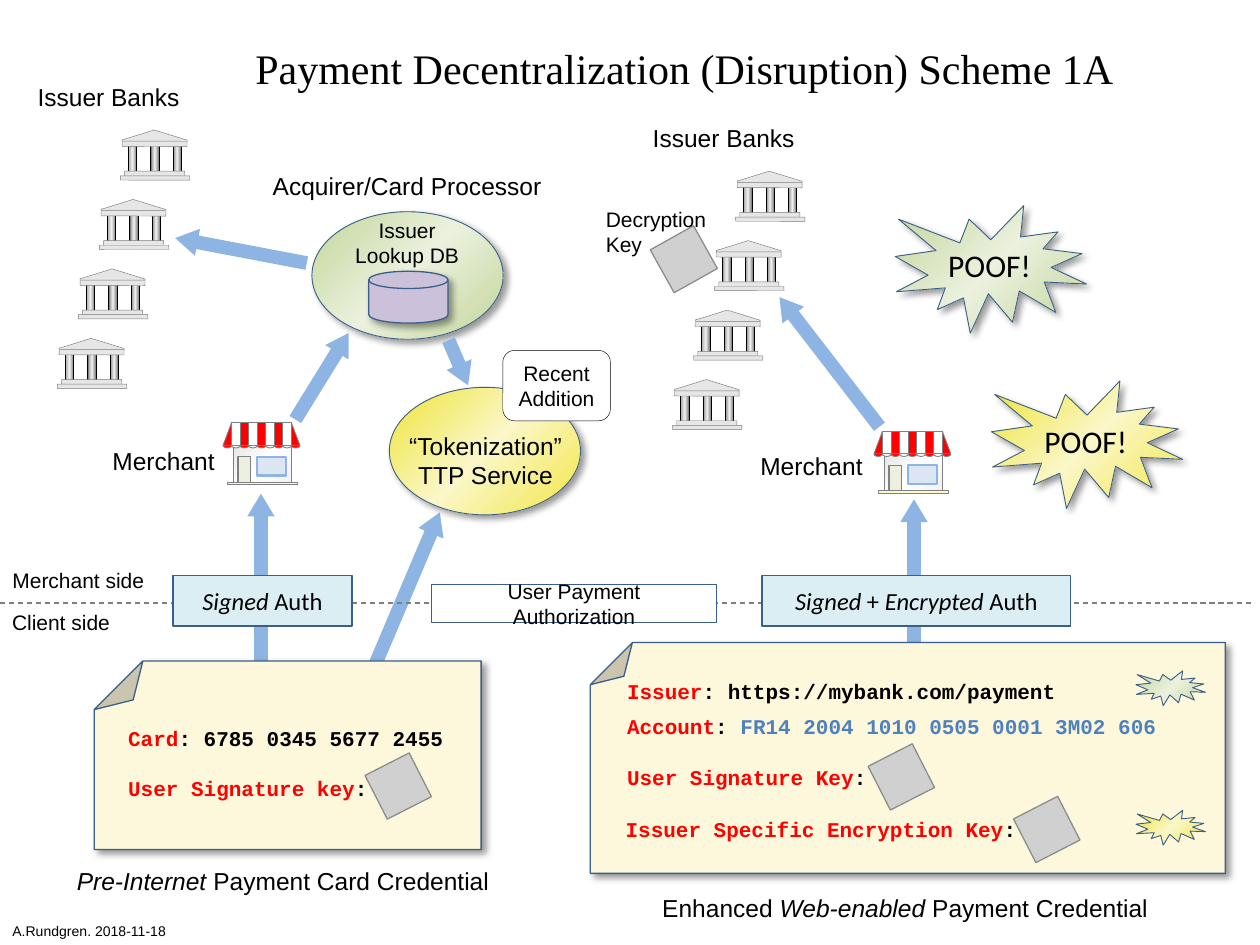
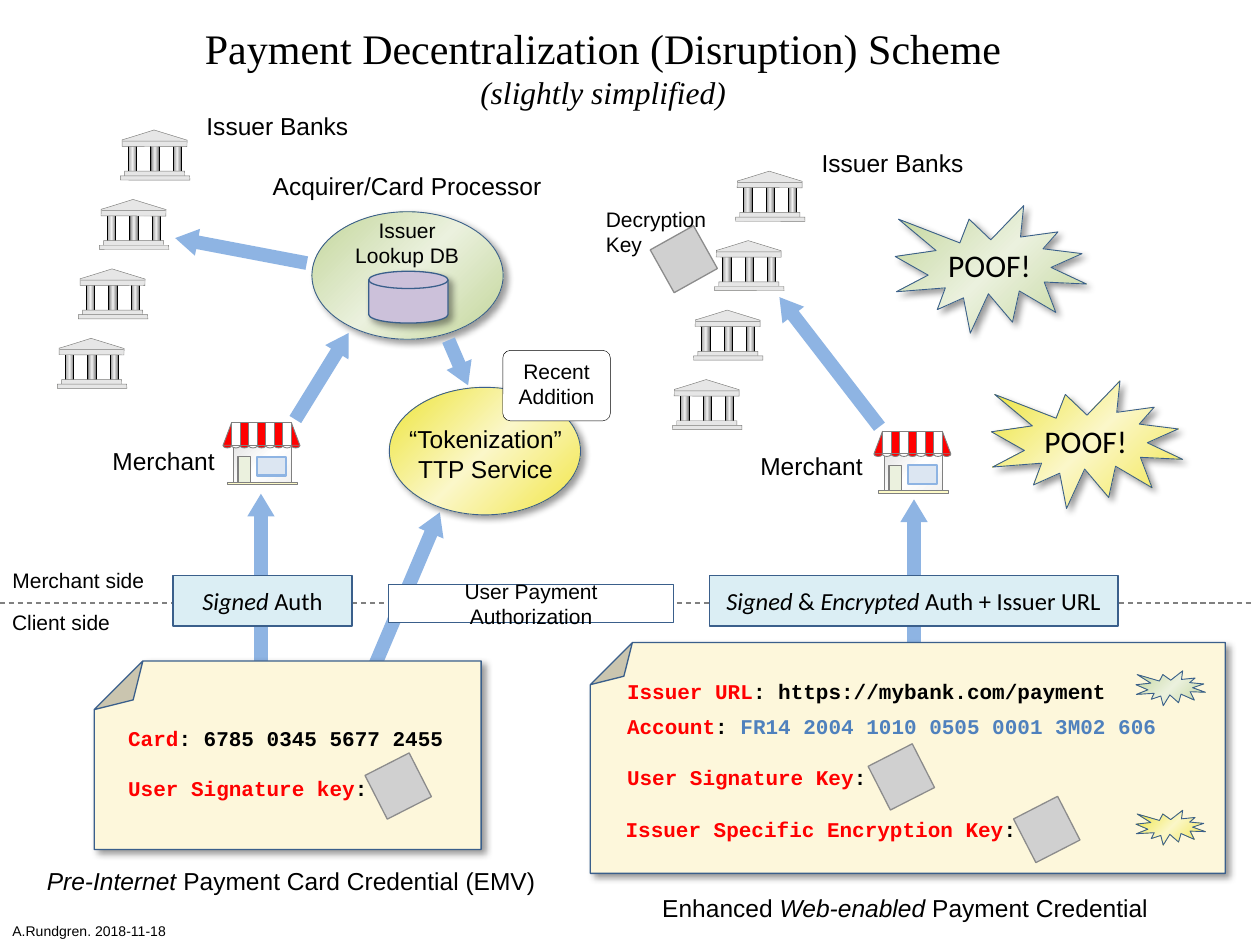
Before and after one commit to cyberphone/doc, a slide deck: slide 1 of payments/payment-decentralization-scheme-1a.pptx. Drawn at 1260x945 pixels with LibreOffice and Linux fonts; fonts in the diff are those of the drawing; grey boxes stand for pictures. Boxes give left, top, right and bottom in pixels: in the first picture for what was removed or moved away, otherwise in the second. Text is boxed around its words. In the diff, an @@ line names an element or a change of style, - is before the commit and + after.

```diff
--- a/payments/payment-decentralization-scheme-1a.pptx
+++ b/payments/payment-decentralization-scheme-1a.pptx
@@ text at (205,35,1001,110): text changed @@
-Payment Decentralization (Disruption) Scheme 1A
+Payment Decentralization (Disruption) Scheme
+(slightly simplified)
@@ text "Issuer Banks": place and size @@
-text "Issuer Banks" at (38,88,179,107)
+text "Issuer Banks" at (206,117,348,136)
@@ text "Issuer Banks": place and size @@
-text "Issuer Banks" at (653,129,794,148)
+text "Issuer Banks" at (822,154,963,173)
@@ rounded rectangle "Recent Addition" at (503,350,610,421): proportions changed @@
@@ text "“Tokenization” TTP Service": place and size @@
-text "“Tokenization” TTP Service" at (409,435,562,486)
+text "“Tokenization” TTP Service" at (409,429,562,479)
@@ rectangle "User Payment Authorization": place and size @@
-rectangle "User Payment Authorization" at (432,585,717,622)
+rectangle "User Payment Authorization" at (388,585,673,622)
@@ rectangle "Signed & Encrypted Auth + ...": place and size @@
-rectangle "Signed & Encrypted Auth + ..." at (762,576,1071,626)
+rectangle "Signed & Encrypted Auth + ..." at (709,576,1118,626)
@@ text in rectangle at (726,593,1100,615): text changed @@
-Signed + Encrypted Auth
+Signed & Encrypted Auth + Issuer URL
@@ text at (627,684,1105,704): text changed @@
-Issuer: https://mybank.com/payment
+Issuer URL: https://mybank.com/payment
@@ text at (47,872,535,895): text changed @@
-Pre-Internet Payment Card Credential
+Pre-Internet Payment Card Credential (EMV)
```
Also in this commit, not shown: 2 other files.
